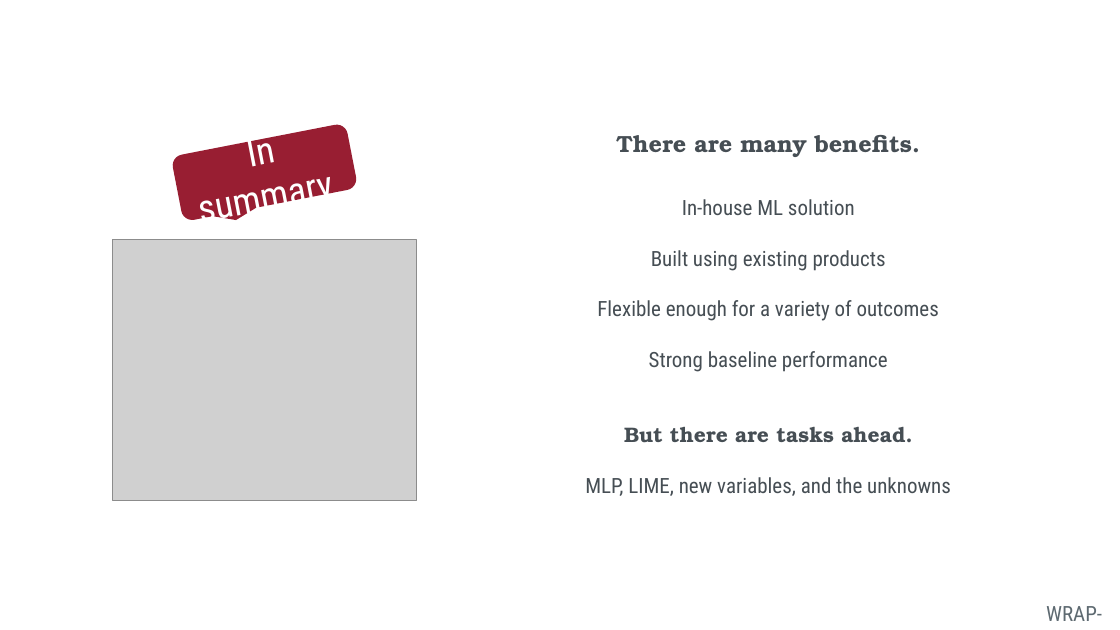
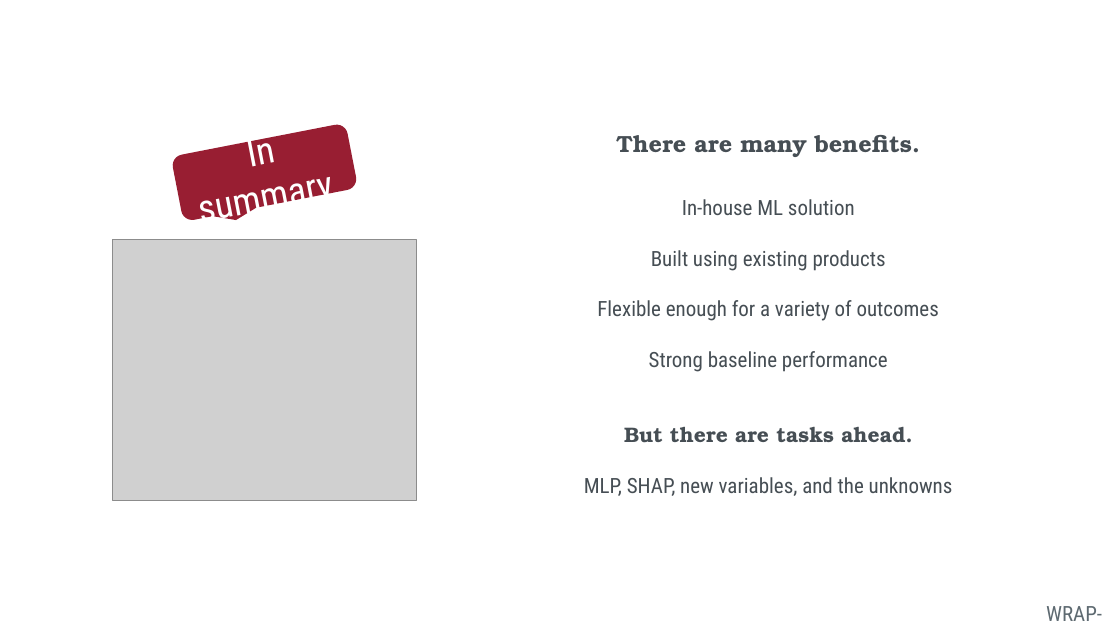
Before and after one commit to concrete-abstraction/student_risk_sagemaker, a slide deck: slide 8 of Documentation/student_risk_presentation.pptx. Drawn at 1120x630 pixels with LibreOffice and Linux fonts; fonts in the diff are those of the drawing; grey boxes stand for pictures. Boxes give left, top, right and bottom in pixels: in the first picture for what was removed or moved away, otherwise in the second. Text is boxed around its words. In the diff, an @@ line names an element or a change of style, - is before the commit and + after.

```diff
--- a/Documentation/student_risk_presentation.pptx
+++ b/Documentation/student_risk_presentation.pptx
@@ text at [584,477,953,496]: text changed @@
-MLP, LIME, new variables, and the unknowns
+MLP, SHAP, new variables, and the unknowns
```
Also in this commit, not shown: 1 other slide changed, 5 other files.
